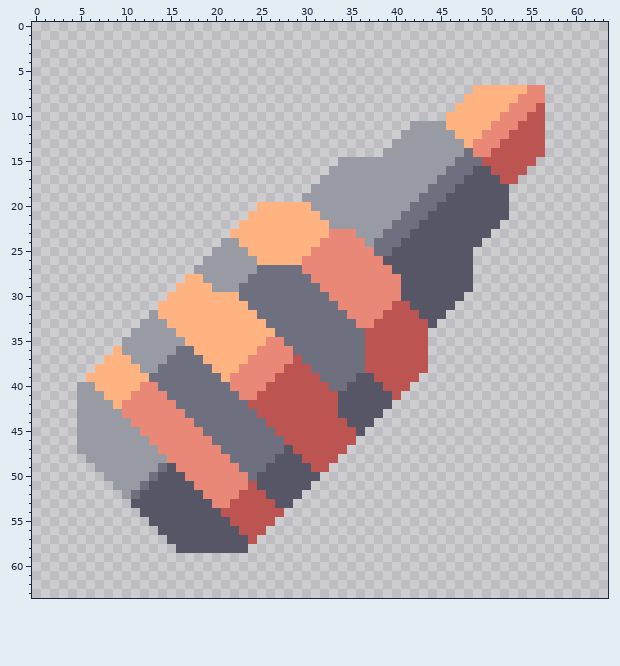
Pixel-art sprite: assets/sprites/icons/icon-bullet-explosive.png. That is the earlier state.
The file is 64x64 pixels.
The same view after the edit:
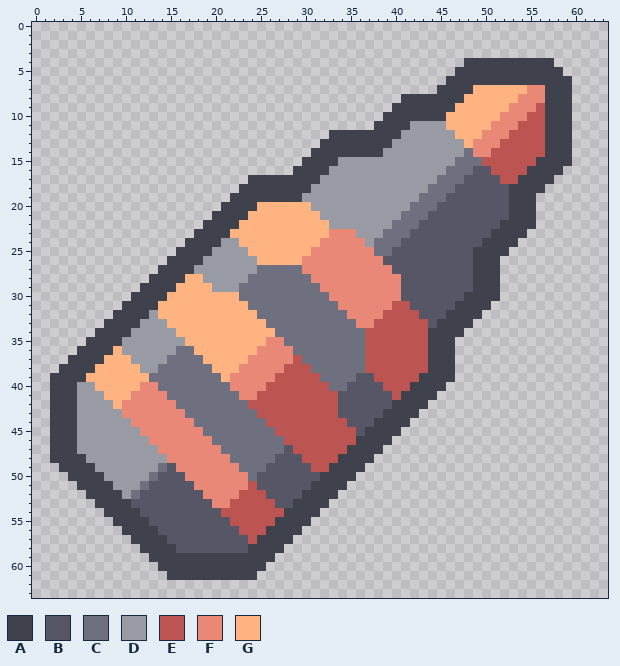
Palette (. is transparent): A #3f424d  B #565666  C #6e7080  D #989aa4  E #bc5452  F #ea8878  G #feb380
The exact change:
@@ x 0..63 @@
  3 ................................................................
- 4 ................................................................
- 5 ................................................................
- 6 ................................................................
- 7 .................................................GGGGGGFF.......
- 8 ................................................GGGGGGFFF.......
- 9 ...............................................GGGGGGFFFE.......
-10 ..............................................GGGGGGFFFEE.......
-11 ..........................................DDDDGGGGGFFFEEE.......
-12 .........................................DDDDDDGGGFFFEEEE.......
-13 ........................................DDDDDDDDGFFFEEEEE.......
-14 .......................................DDDDDDDDDCFFEEEEEE.......
-15 ..................................DDDDDDDDDDDDDCCCEEEEEE........
-16 .................................DDDDDDDDDDDDDCCCBBEEEE.........
-17 ................................DDDDDDDDDDDDDCCCBBBBEE..........
-18 ...............................DDDDDDDDDDDDDCCCBBBBBB...........
-19 ..............................DDDDDDDDDDDDDCCCBBBBBBB...........
-20 .........................GGGGGGDDDDDDDDDDDCCCBBBBBBBB...........
-21 ........................GGGGGGGGDDDDDDDDDCCCBBBBBBBBB...........
-22 .......................GGGGGGGGGGDDDDDDDCCCBBBBBBBBB............
-23 ......................GGGGGGGGGGGFFFDDDCCCBBBBBBBBB.............
-24 .....................DDGGGGGGGGGFFFFFDCCCBBBBBBBBB..............
-25 ....................DDDDGGGGGGGFFFFFFFCCBBBBBBBBB...............
-26 ...................DDDDDDGGGGGFFFFFFFFFBBBBBBBBBB...............
-27 ..................DDDDDDDCCCCCFFFFFFFFFFBBBBBBBBB...............
-28 .................GGDDDDDCCCCCCCFFFFFFFFFFBBBBBBBB...............
-29 ................GGGGDDDCCCCCCCCCFFFFFFFFFBBBBBBBB...............
-30 ...............GGGGGGGGCCCCCCCCCCFFFFFFFFBBBBBBB................
-31 ..............GGGGGGGGGGCCCCCCCCCCFFFFFFEEBBBBB.................
-32 .............DGGGGGGGGGGGCCCCCCCCCCFFFFEEEEBBB..................
-33 ............DDDGGGGGGGGGGGCCCCCCCCCCFFEEEEEEB...................
-34 ...........DDDDDGGGGGGGGGGGCCCCCCCCCCEEEEEEE....................
-35 ..........DDDDDDDGGGGGGGGGFFCCCCCCCCCEEEEEEE....................
-36 .........GDDDDDDCCGGGGGGGFFFFCCCCCCCCEEEEEEE....................
-37 ........GGGDDDDCCCCGGGGGFFFFFECCCCCCCEEEEEEE....................
-38 .......GGGGGDDCCCCCCGGGFFFFFEEECCCCCCEEEEEEE....................
-39 ......GGGGGGGCCCCCCCCGFFFFFEEEEECCCCBBEEEEE.....................
-40 .....DDGGGGGFFCCCCCCCCFFFFEEEEEEECCBBBBEEE......................
-41 .....DDDGGGFFFFCCCCCCCCFFEEEEEEEEEBBBBBBE.......................
-42 .....DDDDGFFFFFFCCCCCCCCEEEEEEEEEEBBBBBB........................
-43 .....DDDDDFFFFFFFCCCCCCCCEEEEEEEEEBBBBB.........................
-44 .....DDDDDDFFFFFFFCCCCCCCCEEEEEEEEEBBB..........................
-45 .....DDDDDDDFFFFFFFCCCCCCCCEEEEEEEEEB...........................
-46 .....DDDDDDDDFFFFFFFCCCCCCCCEEEEEEEE............................
-47 .....DDDDDDDDDFFFFFFFCCCCCCCBEEEEEE.............................
-48 ......DDDDDDDDDFFFFFFFCCCCCBBBEEEE..............................
-49 .......DDDDDDDCBFFFFFFFCCCBBBBBEE...............................
-50 ........DDDDDCBBBFFFFFFFCBBBBBBB................................
-51 .........DDDCBBBBBFFFFFFEBBBBBB.................................
-52 ..........DCBBBBBBBFFFFEEEBBBB..................................
-53 ...........BBBBBBBBBFFEEEEEBB...................................
-54 ............BBBBBBBBBEEEEEEE....................................
-55 .............BBBBBBBBBEEEEE.....................................
-56 ..............BBBBBBBBBEEE......................................
-57 ...............BBBBBBBBBE.......................................
-58 ................BBBBBBBB........................................
-59 ................................................................
-60 ................................................................
-61 ................................................................
+ 4 ................................................AAAAAAAAAA......
+ 5 ...............................................AAAAAAAAAAAA.....
+ 6 ..............................................AAAAAAAAAAAAAA....
+ 7 .............................................AAAAGGGGGGFFAAA....
+ 8 .........................................AAAAAAAGGGGGGFFFAAA....
+ 9 ........................................AAAAAAAGGGGGGFFFEAAA....
+10 .......................................AAAAAAAGGGGGGFFFEEAAA....
+11 ......................................AAAADDDDGGGGGFFFEEEAAA....
+12 .................................AAAAAAAADDDDDDGGGFFFEEEEAAA....
+13 ................................AAAAAAAADDDDDDDDGFFFEEEEEAAA....
+14 ...............................AAAAAAAADDDDDDDDDCFFEEEEEEAAA....
+15 ..............................AAAADDDDDDDDDDDDDCCCEEEEEEAAAA....
+16 .............................AAAADDDDDDDDDDDDDCCCBBEEEEAAAA.....
+17 ........................AAAAAAAADDDDDDDDDDDDDCCCBBBBEEAAAA......
+18 .......................AAAAAAAADDDDDDDDDDDDDCCCBBBBBBAAAA.......
+19 ......................AAAAAAAADDDDDDDDDDDDDCCCBBBBBBBAAA........
+20 .....................AAAAGGGGGGDDDDDDDDDDDCCCBBBBBBBBAAA........
+21 ....................AAAAGGGGGGGGDDDDDDDDDCCCBBBBBBBBBAAA........
+22 ...................AAAAGGGGGGGGGGDDDDDDDCCCBBBBBBBBBAAAA........
+23 ..................AAAAGGGGGGGGGGGFFFDDDCCCBBBBBBBBBAAAA.........
+24 .................AAAADDGGGGGGGGGFFFFFDCCCBBBBBBBBBAAAA..........
+25 ................AAAADDDDGGGGGGGFFFFFFFCCBBBBBBBBBAAAA...........
+26 ...............AAAADDDDDDGGGGGFFFFFFFFFBBBBBBBBBBAAA............
+27 ..............AAAADDDDDDDCCCCCFFFFFFFFFFBBBBBBBBBAAA............
+28 .............AAAAGGDDDDDCCCCCCCFFFFFFFFFFBBBBBBBBAAA............
+29 ............AAAAGGGGDDDCCCCCCCCCFFFFFFFFFBBBBBBBBAAA............
+30 ...........AAAAGGGGGGGGCCCCCCCCCCFFFFFFFFBBBBBBBAAAA............
+31 ..........AAAAGGGGGGGGGGCCCCCCCCCCFFFFFFEEBBBBBAAAA.............
+32 .........AAAADGGGGGGGGGGGCCCCCCCCCCFFFFEEEEBBBAAAA..............
+33 ........AAAADDDGGGGGGGGGGGCCCCCCCCCCFFEEEEEEBAAAA...............
+34 .......AAAADDDDDGGGGGGGGGGGCCCCCCCCCCEEEEEEEAAAA................
+35 ......AAAADDDDDDDGGGGGGGGGFFCCCCCCCCCEEEEEEEAAA.................
+36 .....AAAAGDDDDDDCCGGGGGGGFFFFCCCCCCCCEEEEEEEAAA.................
+37 ....AAAAGGGDDDDCCCCGGGGGFFFFFECCCCCCCEEEEEEEAAA.................
+38 ...AAAAGGGGGDDCCCCCCGGGFFFFFEEECCCCCCEEEEEEEAAA.................
+39 ..AAAAGGGGGGGCCCCCCCCGFFFFFEEEEECCCCBBEEEEEAAAA.................
+40 ..AAADDGGGGGFFCCCCCCCCFFFFEEEEEEECCBBBBEEEAAAA..................
+41 ..AAADDDGGGFFFFCCCCCCCCFFEEEEEEEEEBBBBBBEAAAA...................
+42 ..AAADDDDGFFFFFFCCCCCCCCEEEEEEEEEEBBBBBBAAAA....................
+43 ..AAADDDDDFFFFFFFCCCCCCCCEEEEEEEEEBBBBBAAAA.....................
+44 ..AAADDDDDDFFFFFFFCCCCCCCCEEEEEEEEEBBBAAAA......................
+45 ..AAADDDDDDDFFFFFFFCCCCCCCCEEEEEEEEEBAAAA.......................
+46 ..AAADDDDDDDDFFFFFFFCCCCCCCCEEEEEEEEAAAA........................
+47 ..AAADDDDDDDDDFFFFFFFCCCCCCCBEEEEEEAAAA.........................
+48 ..AAAADDDDDDDDDFFFFFFFCCCCCBBBEEEEAAAA..........................
+49 ...AAAADDDDDDDCBFFFFFFFCCCBBBBBEEAAAA...........................
+50 ....AAAADDDDDCBBBFFFFFFFCBBBBBBBAAAA............................
+51 .....AAAADDDCBBBBBFFFFFFEBBBBBBAAAA.............................
+52 ......AAAADCBBBBBBBFFFFEEEBBBBAAAA..............................
+53 .......AAAABBBBBBBBBFFEEEEEBBAAAA...............................
+54 ........AAAABBBBBBBBBEEEEEEEAAAA................................
+55 .........AAAABBBBBBBBBEEEEEAAAA.................................
+56 ..........AAAABBBBBBBBBEEEAAAA..................................
+57 ...........AAAABBBBBBBBBEAAAA...................................
+58 ............AAAABBBBBBBBAAAA....................................
+59 .............AAAAAAAAAAAAAA.....................................
+60 ..............AAAAAAAAAAAA......................................
+61 ...............AAAAAAAAAA.......................................
 62 ................................................................
Where, in picture pixels (left, top, right, bottom), the same in both pictures:
added: (50, 58, 572, 580)
